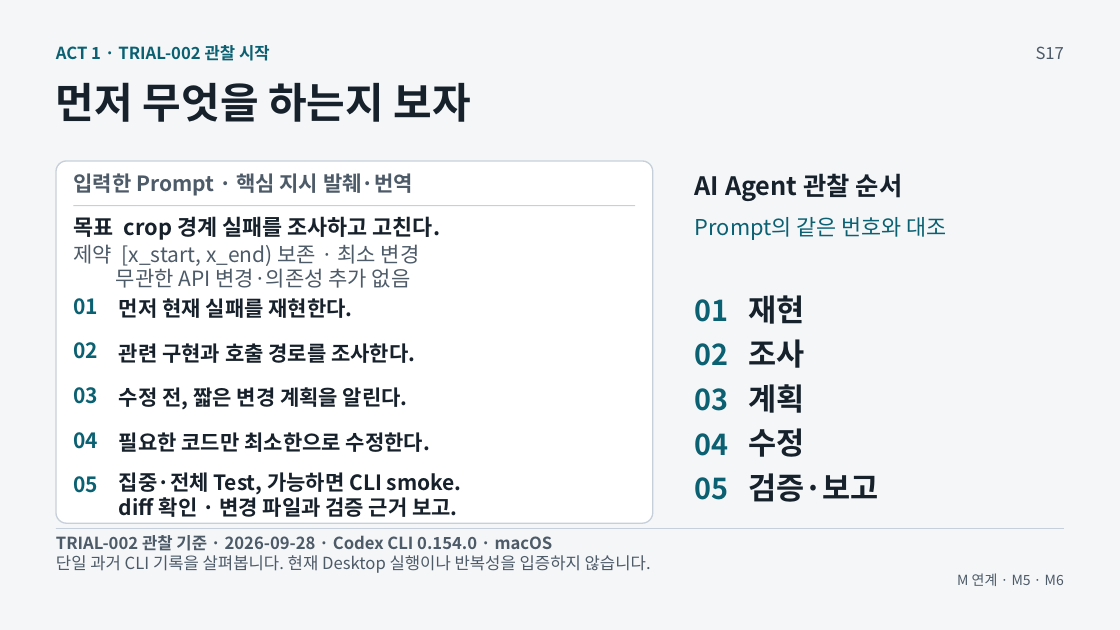
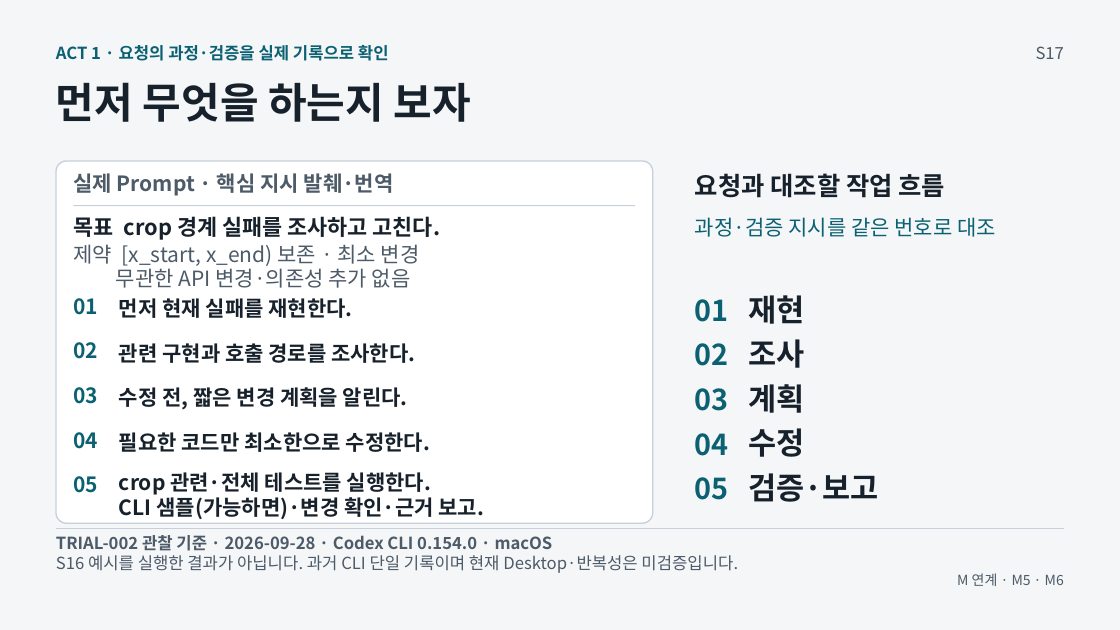
Before and after one commit to GideokKim/ai-dev-training, a slide deck: slide 7 of production/ACT_1.pptx. Drawn at 1120x630 pixels with LibreOffice and Linux fonts; fonts in the diff are those of the drawing. Boxes give left, top, right and bottom in pixels: in the first picture for what was removed or moved away, otherwise in the second. Text is boxed around its words. In the diff, an @@ line names an element or a change of style, - is before the commit and + after.

```diff
--- a/production/ACT_1.pptx
+++ b/production/ACT_1.pptx
@@ text at (56,45,389,61): text changed @@
-ACT 1 · TRIAL-002 관찰 시작
+ACT 1 · 요청의 과정·검증을 실제 기록으로 확인
@@ text at (73,173,394,196): text changed @@
-입력한 Prompt · 핵심 지시 발췌·번역
+실제 Prompt · 핵심 지시 발췌·번역
@@ text at (695,173,945,198): text changed @@
-AI Agent 관찰 순서
+요청과 대조할 작업 흐름
@@ text at (695,217,996,237): text changed; size 18.8 to 18 pt @@
-Prompt의 같은 번호와 대조
+과정·검증 지시를 같은 번호로 대조
@@ text at (119,472,484,519): text changed @@
-집중·전체 Test, 가능하면 CLI smoke.
-diff 확인 · 변경 파일과 검증 근거 보고.
+crop 관련·전체 테스트를 실행한다.
+CLI 샘플(가능하면)·변경 확인·근거 보고.
@@ text at (56,555,738,573): text changed @@
-단일 과거 CLI 기록을 살펴봅니다. 현재 Desktop 실행이나 반복성을 입증하지 않습니다.
+S16 예시를 실행한 결과가 아닙니다. 과거 CLI 단일 기록이며 현재 Desktop·반복성은 미검증입니다.
```
Also in this commit, not shown: 12 other slides changed, 46 other files.
